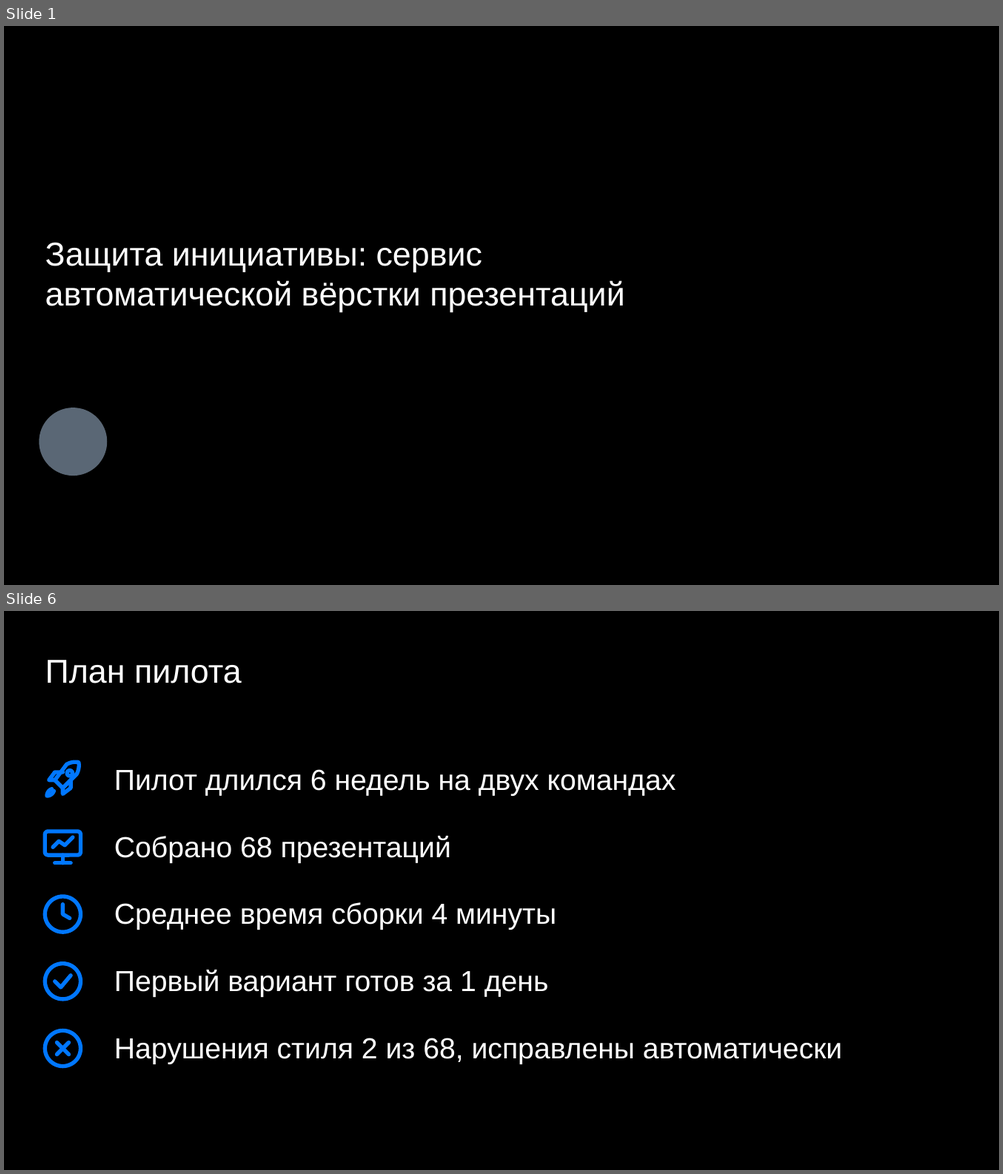
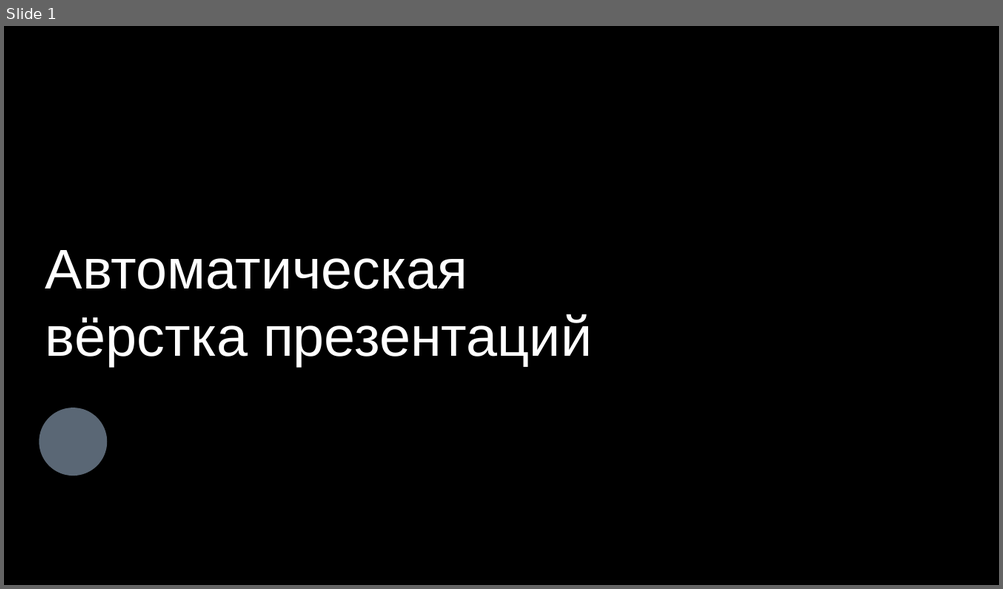
Before and after one commit to DiFoxenGit/-VKTechHackathon, a slide deck: samples/VK_WorkSpace_Клиентская_конференция_Шабл__classic.pptx. Shown one above the other, each under a label of ours: slides 1 and 6 before the commit, slide 1 after it; the slides between them are not shown. The pictures are 1003x1174 and 1003x589 pixels, drawn with LibreOffice and Linux fonts; fonts in the diff are those of the drawing; background and template pictures are left out. Boxes give left, top, right and bottom in pixels: in the first picture for what was removed or moved away, otherwise in the second. Text is boxed around its words. In the diff, an @@ line names an element or a change of style, - is before the commit and + after.

```diff
--- a/samples/VK_WorkSpace_Клиентская_конференция_Шабл__classic.pptx
+++ b/samples/VK_WorkSpace_Клиентская_конференция_Шабл__classic.pptx
@@ slide 6 removed at box(4, 611, 999, 1170), background #000000 @@
@@ rectangle removed at box(891, 611, 976, 632) @@
@@ text removed at box(45, 660, 242, 684) @@
-План пилота
@@ rectangle removed at box(882, 661, 930, 689) @@
@@ text removed at box(114, 769, 676, 796) @@
-Пилот длился 6 недель на двух командах
@@ group removed at box(47, 763, 79, 796): 4 freeform shapes, 1 ellipse @@
@@ group removed at box(45, 832, 81, 863): 3 freeform shapes, 1 rounded rectangle @@
@@ text removed at box(114, 836, 451, 863) @@
-Собрано 68 презентаций
@@ ellipse removed at box(45, 897, 81, 933) @@
@@ freeform shape removed at box(63, 905, 70, 919) @@
@@ text removed at box(114, 903, 556, 930) @@
-Среднее время сборки 4 минуты
@@ ellipse removed at box(45, 964, 81, 999) @@
@@ freeform shape removed at box(55, 976, 71, 988) @@
@@ text removed at box(114, 970, 549, 997) @@
-Первый вариант готов за 1 день
@@ ellipse removed at box(45, 1031, 81, 1067) @@
@@ freeform shape removed at box(57, 1043, 69, 1055) @@
@@ freeform shape removed at box(57, 1043, 69, 1055) @@
@@ text removed at box(114, 1038, 842, 1065) @@
-Нарушения стиля 2 из 68, исправлены автоматически
@@ slide 1 changed as well @@
@@ text at box(45, 250, 592, 366): text changed; size 32 to 54 pt @@
-Защита инициативы: сервис автоматической вёрстки презентаций
+Автоматическая вёрстка презентаций
```
Also in this commit, not shown: 1 other slide changed, 10 slides added, 9 other slides removed, 21 other files.
